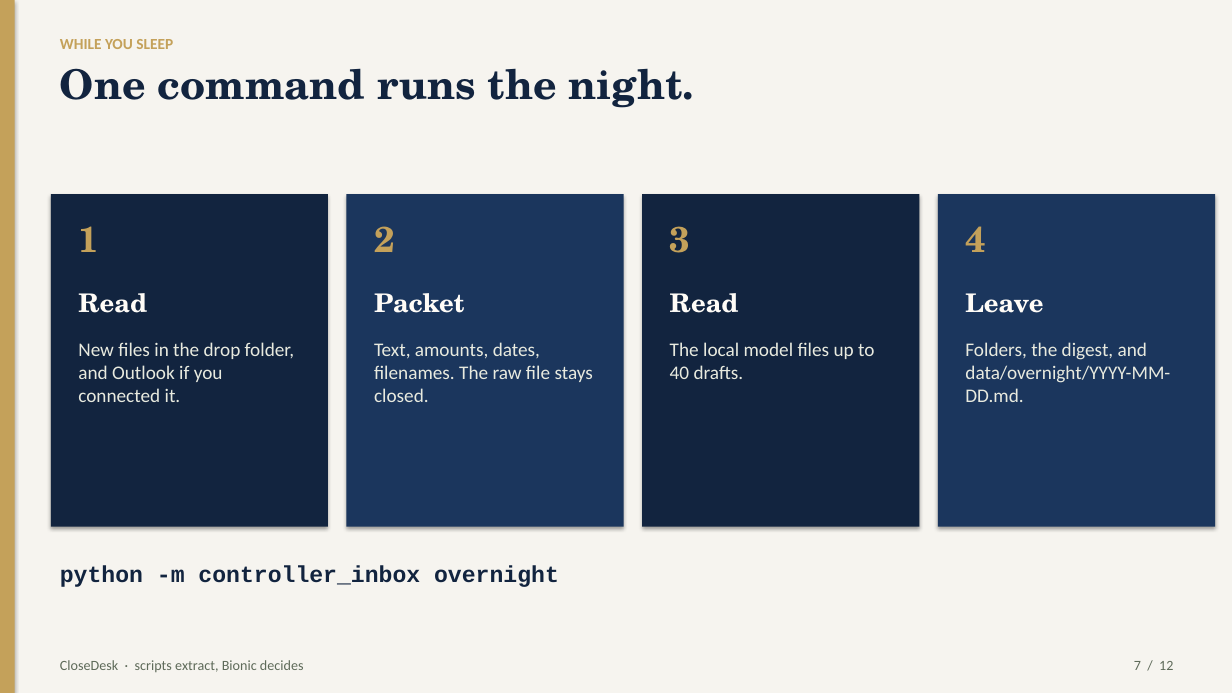
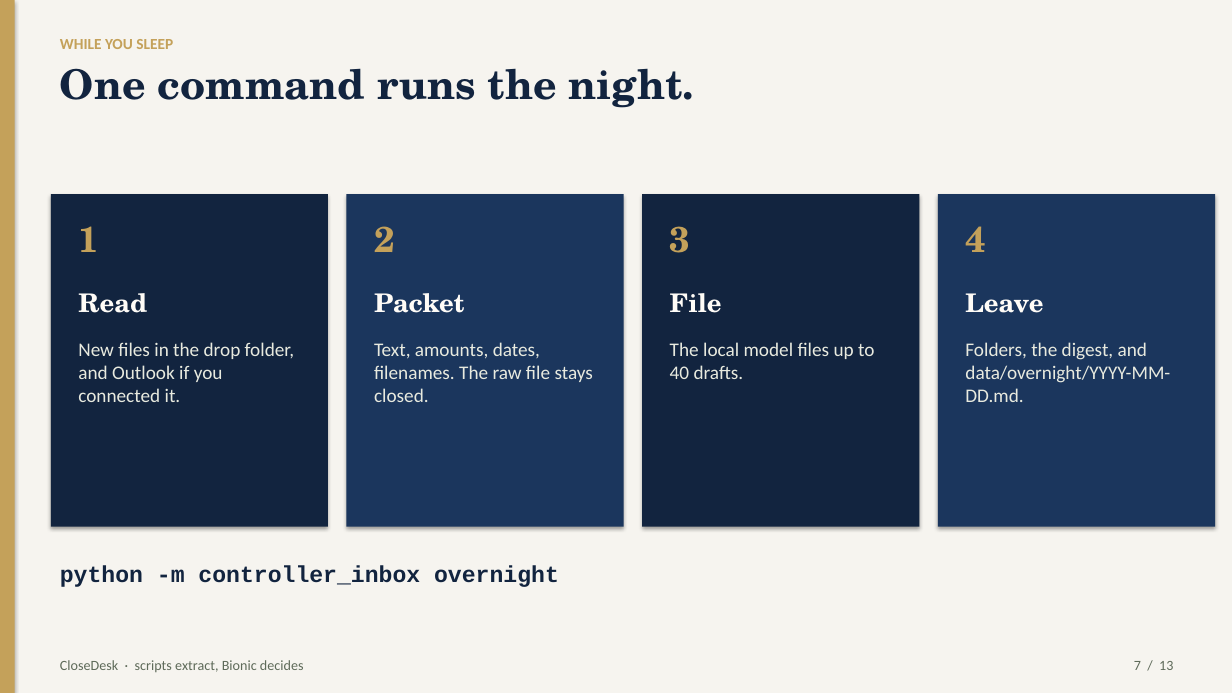
Before and after one commit to MNabikhel/outlook-email, a slide deck: slide 7 of docs/CloseDesk-how-it-works.pptx. Drawn at 1232x693 pixels with LibreOffice and Linux fonts; fonts in the diff are those of the drawing. Boxes give left, top, right and bottom in pixels: in the first picture for what was removed or moved away, otherwise in the second. Text is boxed around its words. In the diff, an @@ line names an element or a change of style, - is before the commit and + after.

```diff
--- a/docs/CloseDesk-how-it-works.pptx
+++ b/docs/CloseDesk-how-it-works.pptx
@@ text at bbox=[670, 293, 722, 313]: text changed @@
-Read
+File
```
Also in this commit, not shown: 10 other slides changed, 1 slide added, 4 other files.
